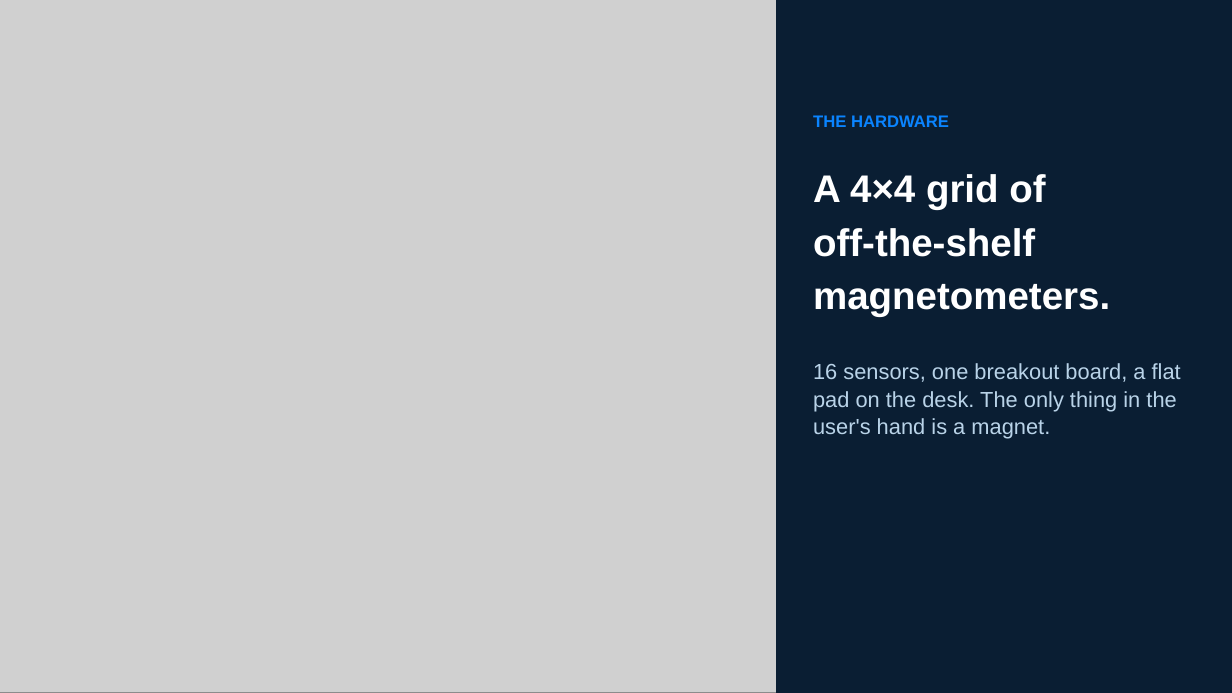
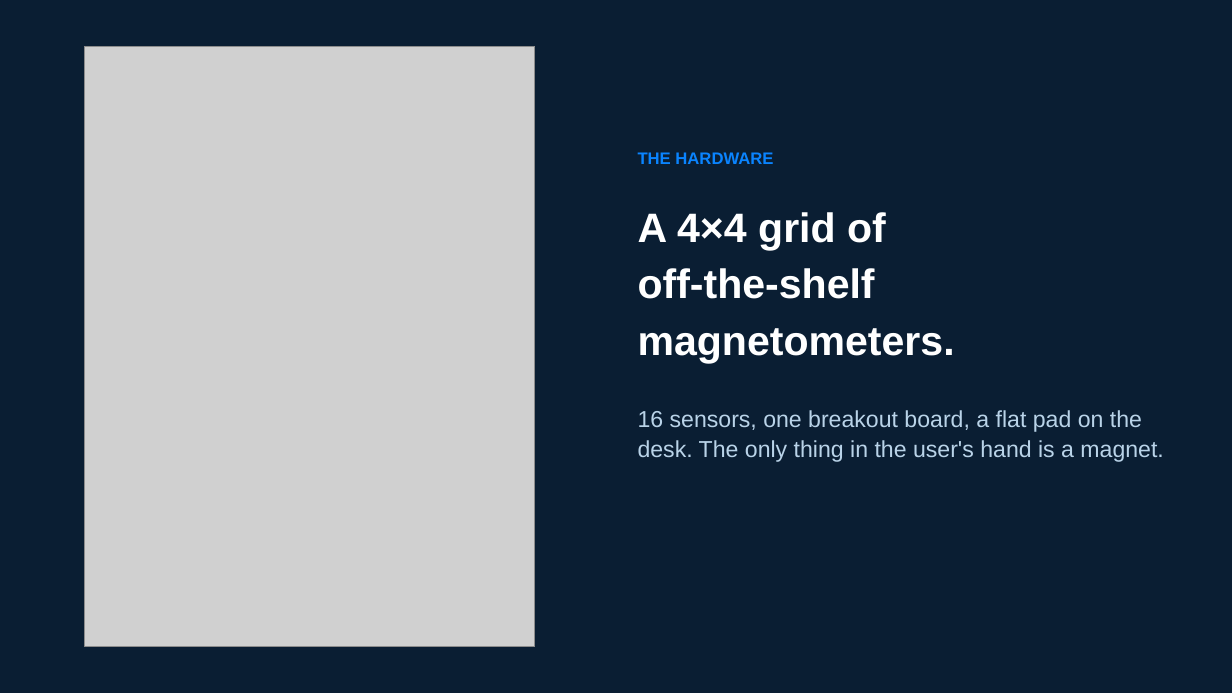
Before and after one commit to simonkruelle/MagPilot, a slide deck: slide 9 of presentation/MagPilot_Keynote.pptx. Drawn at 1232x693 pixels with LibreOffice and Linux fonts; fonts in the diff are those of the drawing; grey boxes stand for pictures. Boxes give left, top, right and bottom in pixels: in the first picture for what was removed or moved away, otherwise in the second. Text is boxed around its words. In the diff, an @@ line names an element or a change of style, - is before the commit and + after.

```diff
--- a/presentation/MagPilot_Keynote.pptx
+++ b/presentation/MagPilot_Keynote.pptx
@@ rectangle removed at [776, 0, 1232, 693] @@
@@ picture: place and size @@
-picture at [0, 0, 776, 693]
+picture at [84, 46, 535, 647]
@@ text "THE HARDWARE": place and size @@
-text "THE HARDWARE" at [813, 115, 949, 127]
+text "THE HARDWARE" at [638, 152, 773, 164]
@@ text "A 4×4 grid of": place and size @@
-text "A 4×4 grid of" at [813, 174, 1181, 439]
+text "A 4×4 grid of" at [638, 212, 1163, 462]
@@ text "A 4×4 grid of" at [638, 212, 1163, 462]: size 30 to 32 pt in "A 4×4 grid of", "off-the-shelf", "magnetometers."; size 17 to 18 pt in "16 sensors, one breakout board, a flat ..." @@
```
Also in this commit, not shown: 8 other files.
